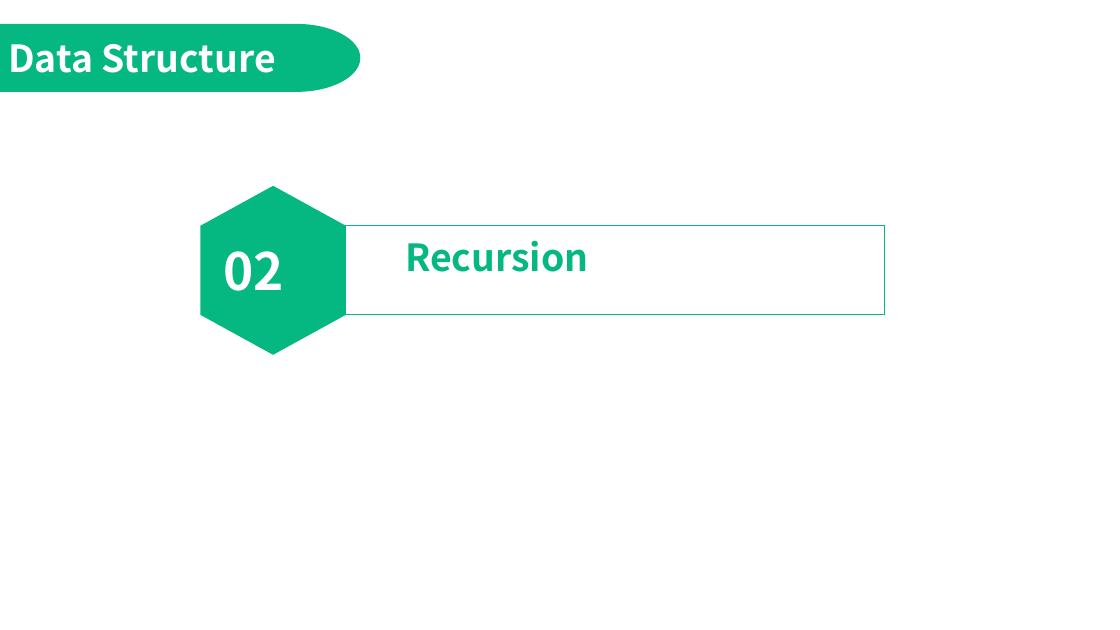
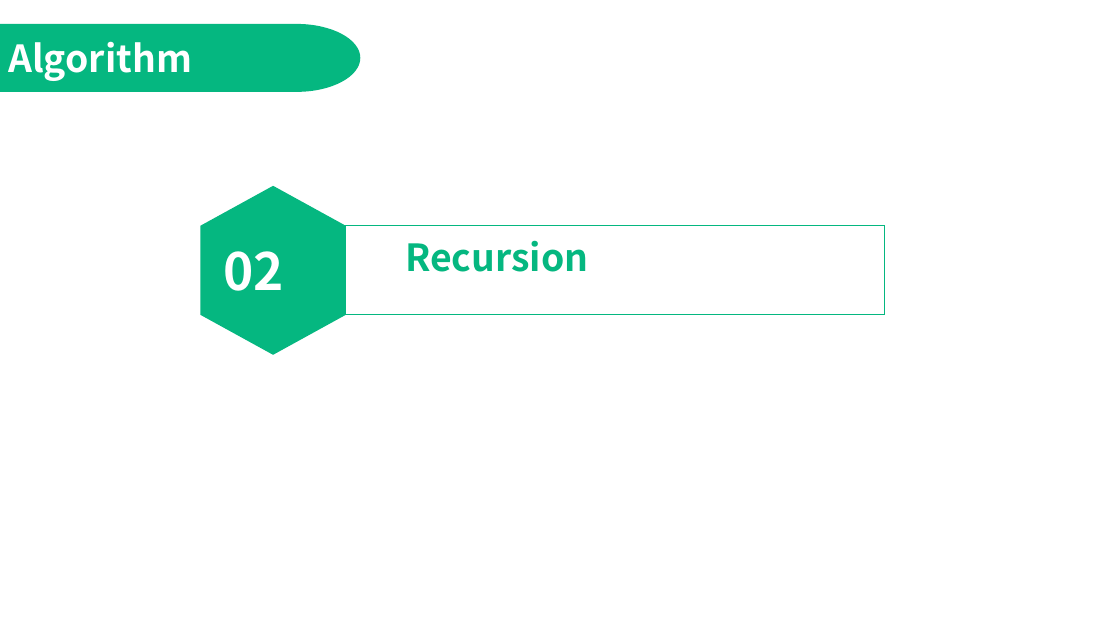
Before and after one commit to jimmyyih518/DSA2022Fall, a slide deck: slide 7 of week5/week5_slides.pptx. Drawn at 1120x630 pixels with LibreOffice and Linux fonts; fonts in the diff are those of the drawing. Boxes give left, top, right and bottom in pixels: in the first picture for what was removed or moved away, otherwise in the second. Text is boxed around its words. In the diff, an @@ line names an element or a change of style, - is before the commit and + after.

```diff
--- a/week5/week5_slides.pptx
+++ b/week5/week5_slides.pptx
@@ text at (8, 41, 192, 81): text changed @@
-Data Structure
+Algorithm
```
Also in this commit, not shown: 6 other slides changed, 15 slides added, 4 slides removed, 8 other files.
